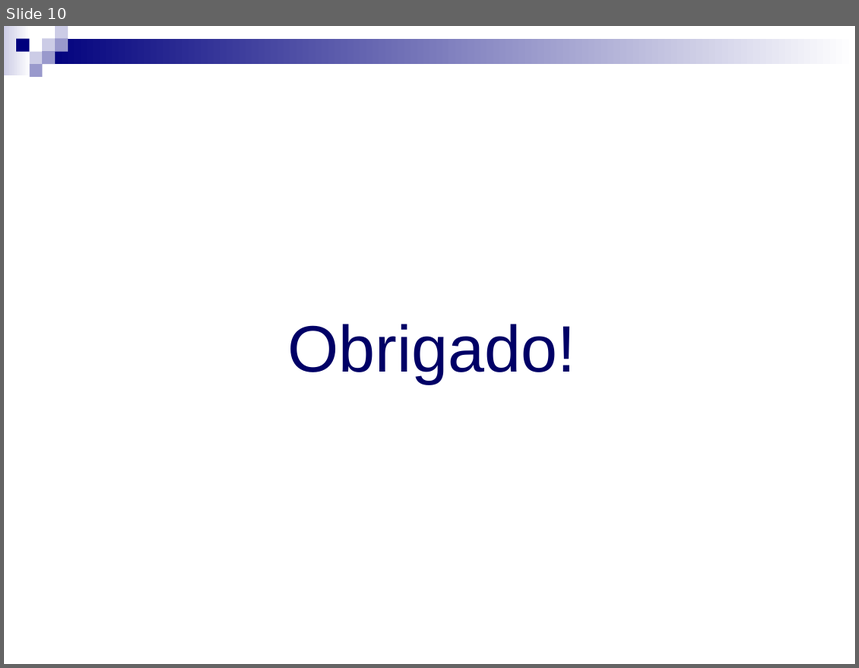
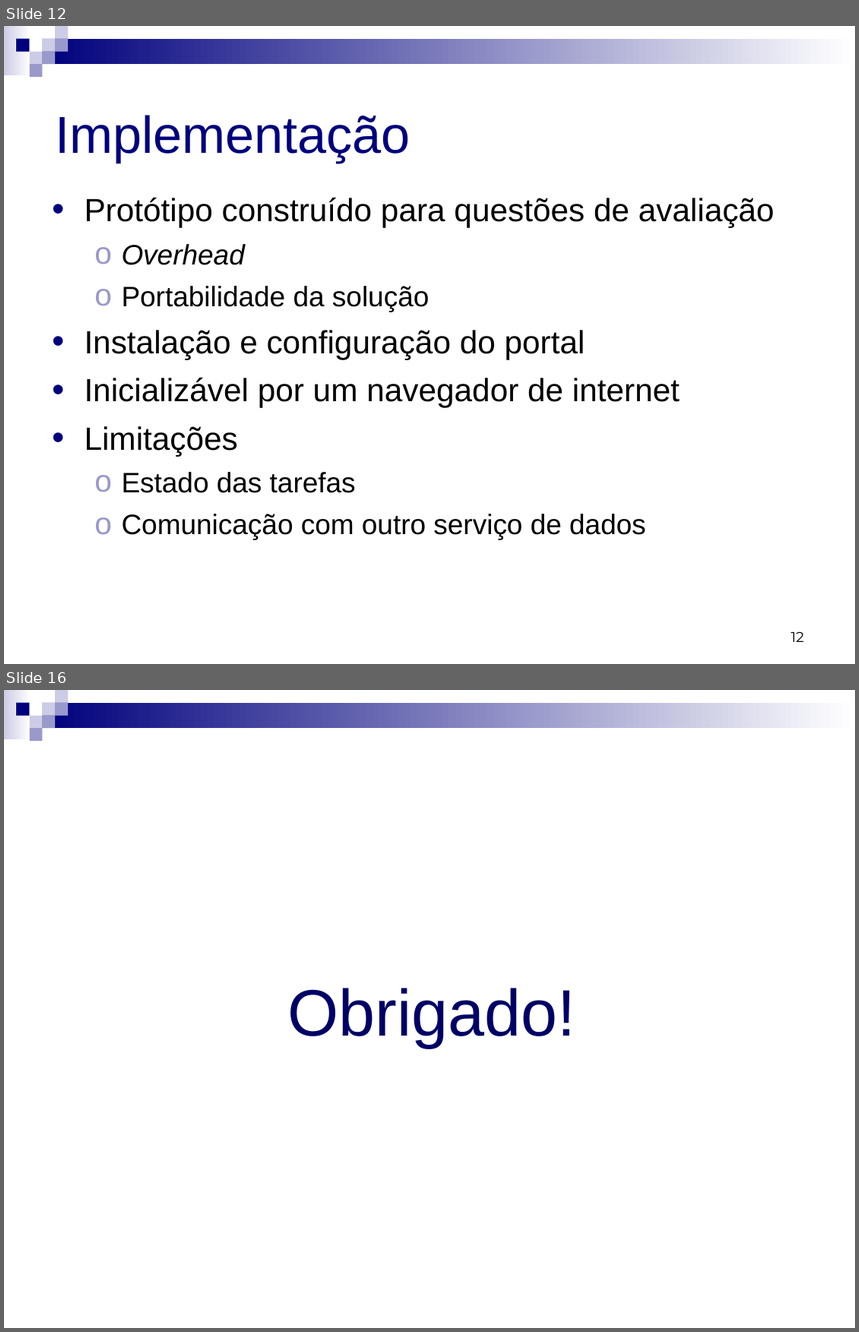
Before and after one commit to micheldavid/tcc-michel, a slide deck: Defesa/Michel David da Costa - Defesa - Apresentação.ppt. Shown one above the other, each under a label of ours: slide 10 before the commit, slides 12 and 16 after it; the slides between them are not shown. The pictures are 859x668 and 859x1332 pixels, drawn with LibreOffice and Linux fonts; fonts in the diff are those of the drawing. Boxes give left, top, right and bottom in pixels: in the first picture for what was removed or moved away, otherwise in the second. Text is boxed around its words. In the diff, an @@ line names an element or a change of style, - is before the commit and + after.

```diff
--- a/Defesa/Michel David da Costa - Defesa - Apresentação.ppt
+++ b/Defesa/Michel David da Costa - Defesa - Apresentação.ppt
@@ slide 12 added at (4,26,855,664), background #FFFFFF; not listed: 9 template elements that a slide beside it also shows @@
@@ title added at (55,115,411,162), 44 pt, text #00007D @@
+Implementação
@@ text added at (85,197,775,540), 27.2 pt, text #000000 @@
+• Protótipo construído para questões de avaliação
+  ο Overhead
+  ο Portabilidade da solução
+• Instalação e configuração do portal
+• Inicializável por um navegador de internet
+• Limitações
+  ο Estado das tarefas
+  ο Comunicação com outro serviço de dados
@@ page number added at (791,632,804,642), 12 pt, text #000000 @@
+12
@@ what was slide 10 is now slide 16 @@
```
Also in this commit, not shown: 4 slides changed, 16 other slides added, 7 slides removed, 1 other file.
